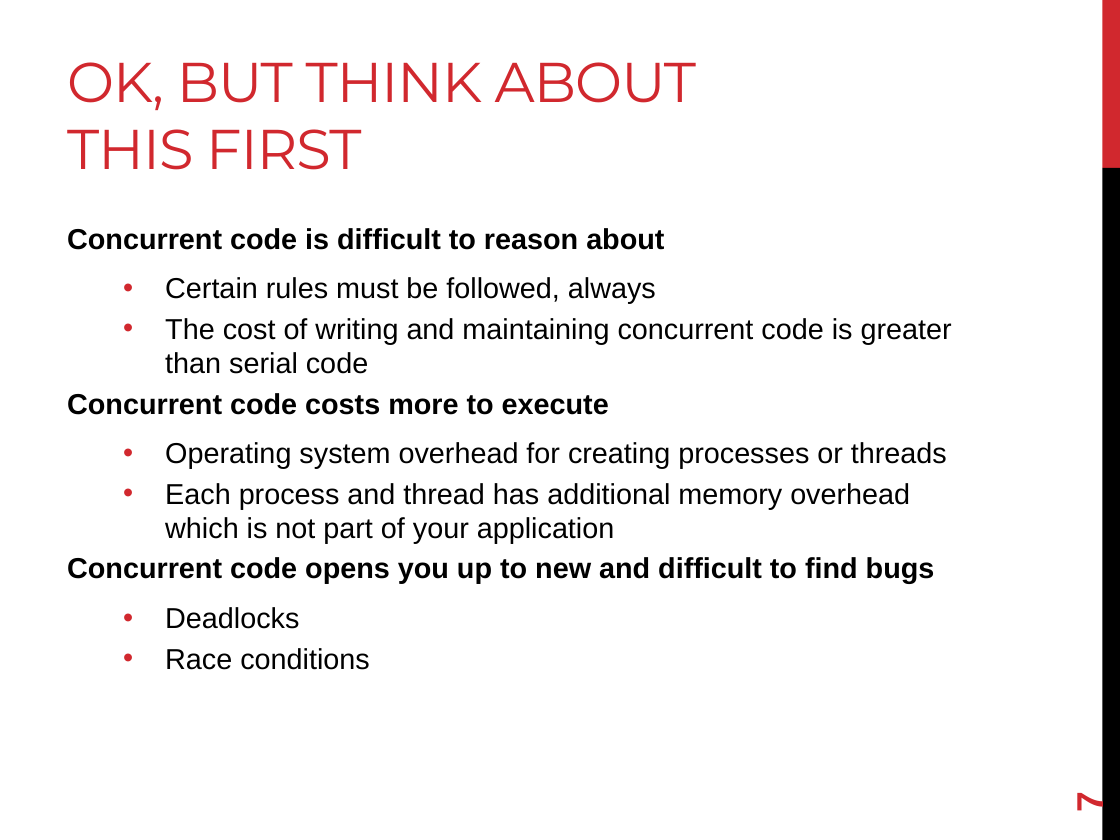
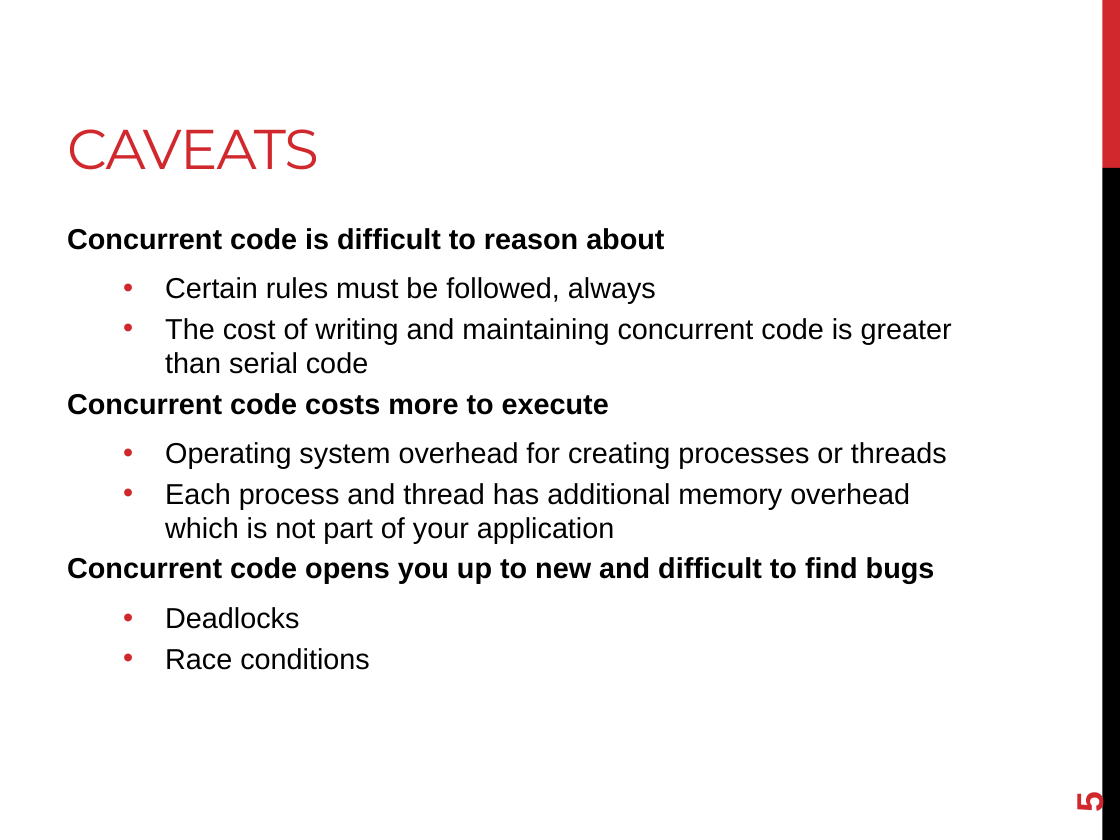
Before and after one commit to joshpeterson/DevelopingConcurrentSoftware, a slide deck: slide 5 of Lectures/Threads/Threads.pptx (slide 7 before the commit). Drawn at 1120x840 pixels with LibreOffice and Linux fonts; fonts in the diff are those of the drawing. Boxes give left, top, right and bottom in pixels: in the first picture for what was removed or moved away, otherwise in the second. Text is boxed around its words. In the diff, an @@ line names an element or a change of style, - is before the commit and + after.

Commit message:
A few updates.

```diff
--- a/Lectures/Threads/Threads.pptx
+++ b/Lectures/Threads/Threads.pptx
@@ title at bbox=[67, 129, 319, 170]: text changed @@
-OK, BUT THINK ABOUT THIS FIRST
+CAVEATS
@@ page number at bbox=[1069, 794, 1111, 813]: text changed @@
-7
+5
```
Also in this commit, not shown: 2 slides removed.
